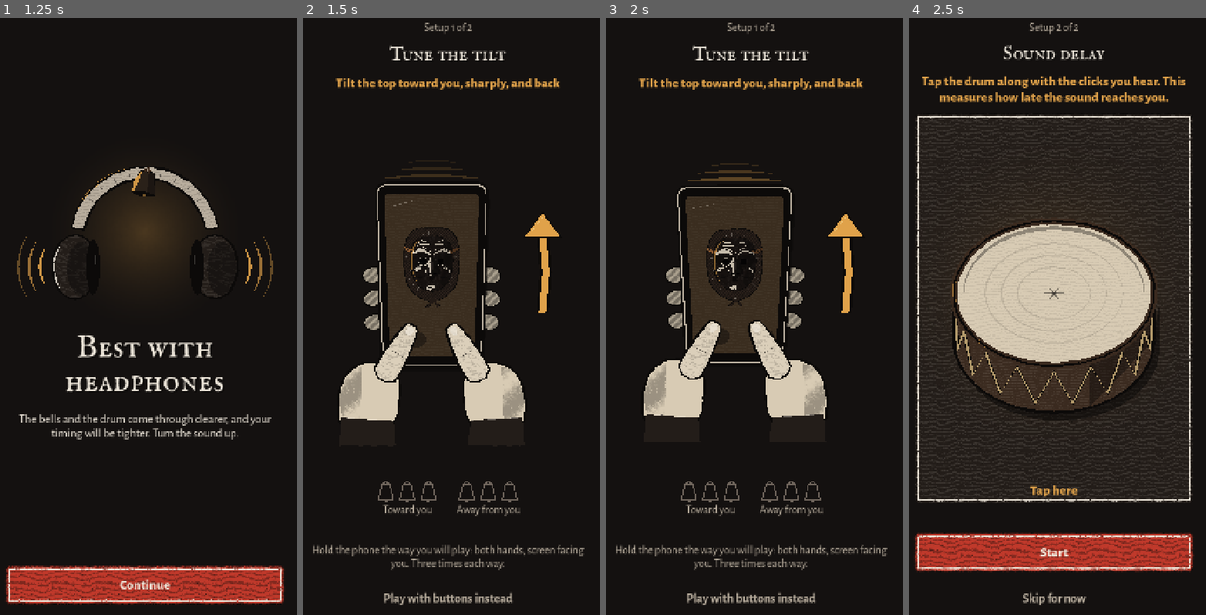
Above: before the commit, frames 1-4 (left to right).
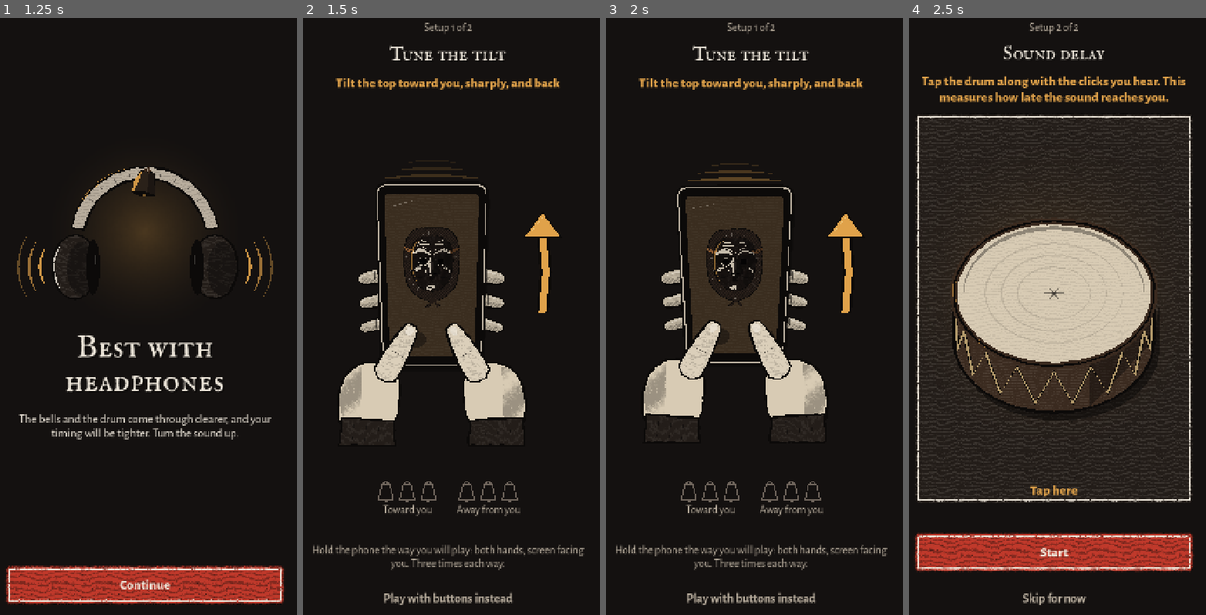
Above: after the commit, the same moments.

Repository: icsdaniel/Mamuthones
Game: Godot game, scene res://scenes/main.tscn
Two runs of this game, one before a commit and one after it. Both use one fixed random seed, a clock stepped at 60 frames per second and the inputs below.
Inputs:
- Up to frame 1 (1.25 s): click "English" at 0.5 s
- Up to frame 2 (1.5 s): click "Continue" at 1.25 s
- Up to frame 3 (2 s): no input
- Up to frame 4 (2.5 s): click "Play with buttons instead" at 2 s

Frame 1 is identical in both runs. In frame 2, 0.7% of the frame differs, in the area x 14-75%, y 41-68%; in frame 3, 0.7%, in the area x 13-74%, y 41-68%; in frame 4, nothing differs.

Commit message:
Work in progress snapshot
Co-Authored-By: Claude Opus 5.5 (1M context) <noreply@anthropic.com>
Claude-Session: https://claude.ai/code/session_01ACqmREu44yfBbShp4WheX7

Diff:
--- a/game/scripts/art/setup_art.gd
+++ b/game/scripts/art/setup_art.gd
@@ -59,6 +59,7 @@
 		var yoke := PackedVector2Array([c + Vector2(sd * 136.0, 20.0) * s, cc + Vector2(-sd * 4.0, -40.0) * s])
 		WoodcutDraw.stroke(ci, yoke, Palette.INK, 16.0 * s, 12.0 * s)
 		WoodcutDraw.stroke(ci, yoke, Palette.BONE_DIM, 9.0 * s, 6.0 * s)
+		WoodcutDraw.stroke(ci, yoke, Color(Palette.INK, 0.35), 3.0 * s, 2.0 * s)
 		var shell := WoodcutDraw.rough(WoodcutDraw.ellipse(cc, Vector2(46.0, 64.0) * s, 24), 1.0 * s, 7 + int(sd), 6.0 * s)
 		WoodcutDraw.fill(ci, shell, Palette.WOOD)
 		WoodcutDraw.fill(ci, shell, Color(Palette.BONE, 0.1), Palette.tex("chisel"), 1.0 / (120.0 * s))
@@ -157,16 +158,33 @@
 	WoodcutDraw.end()
 
 
-## The back of a hand: fingertips curling round the side of the phone.
+## The back of a hand: three fingers curling round the side of the phone, each a carved shape in skin
+## with a hatched shadow plane underneath, a white-line cut along its lit top, a knuckle crease, the nail
+## edge and an ink outline (the same treatment as the thumbs).
 static func _hand_back(ci: CanvasItem, body: PackedVector2Array, side: float, s: float) -> void:
 	var a: Vector2 = body[1] if side > 0.0 else body[0]
 	var b: Vector2 = body[2] if side > 0.0 else body[3]
 	for i in 3:
-		var p := a.lerp(b, 0.5 + 0.13 * float(i)) + Vector2(side * 12.0 * s, 0)
-		var tip := WoodcutDraw.ellipse(p, Vector2(20.0, 15.0) * s, 12, side * 0.2)
-		WoodcutDraw.fill(ci, tip, SKIN.darkened(0.2))
-		WoodcutDraw.fill(ci, tip, Color(Palette.INK, 0.35), Palette.tex("hatch"), 1.0 / (70.0 * s))
-		WoodcutDraw.outline(ci, tip, Palette.INK, 3.0 * s, i)
+		var p := a.lerp(b, 0.5 + 0.13 * float(i))
+		# From behind the phone out past its edge, bending down at the tip.
+		var root := p + Vector2(-side * 8.0, 0.0) * s
+		var tip := p + Vector2(side * 30.0, 6.0 + 2.0 * float(i)) * s
+		var mid := (root + tip) * 0.5 + Vector2(0, 1.0 * s)
+		var th := (25.0 - 2.0 * float(i)) * s
+		var up := Vector2(0, -1)
+		var finger := WoodcutDraw.smooth_closed(PackedVector2Array([root + up * th * 0.5, mid + up * th * 0.55, tip + up * th * 0.35 + Vector2(side * 4.0, 0) * s,
+			tip + Vector2(side * 9.0, 3.0) * s, tip - up * th * 0.45, mid - up * th * 0.5, root - up * th * 0.5]), 3)
+		WoodcutDraw.fill(ci, finger, SKIN.darkened(0.12))
+		# Shadow plane on the underside, hatched.
+		var under := PackedVector2Array([root, mid + Vector2(0, 1.0) * s, tip + Vector2(side * 6.0, 2.0) * s, tip - up * th * 0.45, mid - up * th * 0.5, root - up * th * 0.5])
+		WoodcutDraw.fill(ci, under, Color(Palette.INK, 0.3), Palette.tex("hatch"), 1.0 / (60.0 * s))
+		WoodcutDraw.fill(ci, finger, Color(Palette.INK, 0.12), Palette.tex("chisel"), 1.0 / (90.0 * s))
+		# White-line cut along the lit top, a knuckle crease and the nail's edge.
+		WoodcutDraw.stroke(ci, PackedVector2Array([root + up * th * 0.3, mid + up * th * 0.35, tip + up * th * 0.2]), Color(Palette.BONE, 0.55), 0.6 * s, 0.6 * s, 2.4 * s)
+		var kn := root.lerp(tip, 0.45)
+		WoodcutDraw.stroke(ci, PackedVector2Array([kn + up * th * 0.4, kn - up * th * 0.3]), Color(Palette.INK, 0.6), 1.0 * s, 1.0 * s, 2.4 * s)
+		WoodcutDraw.stroke(ci, PackedVector2Array([tip + up * th * 0.25, tip + Vector2(side * 6.0, 0.5) * s]), Color(Palette.BONE, 0.6), 1.0 * s, 1.0 * s, 2.0 * s)
+		WoodcutDraw.outline(ci, finger, Palette.INK, 3.0 * s, i)
 
 
 ## The palm, cuff and thumb in front of the phone's lower corner. A pressed thumb lies flat on the glass
@@ -187,8 +205,15 @@
 	WoodcutDraw.fill(ci, shade, Color(Palette.INK, 0.3), Palette.tex("hatch"), 1.0 / (80.0 * s))
 	WoodcutDraw.outline(ci, palm, Palette.INK, 4.0 * s, 13)
 	var cuff := PackedVector2Array([pc + Vector2(-side * 50, 44) * s, pc + Vector2(side * 46, 38) * s, pc + Vector2(side * 50, 90) * s, pc + Vector2(-side * 54, 90) * s])
-	WoodcutDraw.fill(ci, WoodcutDraw.rough(cuff, 1.0 * s, 17, 8.0 * s), Palette.WOOD)
-	WoodcutDraw.stroke(ci, PackedVector2Array([cuff[0], cuff[1]]), Color(Palette.BONE, 0.35), 1.0 * s, 1.0 * s, 4.0 * s)
+	var cuff_r := WoodcutDraw.rough(cuff, 1.0 * s, 17, 8.0 * s)
+	WoodcutDraw.fill(ci, cuff_r, Palette.WOOD)
+	WoodcutDraw.fill(ci, cuff_r, Color(Palette.BONE, 0.1), Palette.tex("grain"), 1.0 / (140.0 * s))
+	# Sleeve folds: dark cuts, and the lit hem.
+	for k in 3:
+		var x := lerpf(-side * 36.0, side * 34.0, (float(k) + 0.5) / 3.0)
+		WoodcutDraw.stroke(ci, PackedVector2Array([pc + Vector2(x, 50) * s, pc + Vector2(x + side * 4.0, 84) * s]), Color(Palette.INK, 0.6), 1.0 * s, 0.5 * s, 3.0 * s)
+	WoodcutDraw.stroke(ci, PackedVector2Array([cuff[0], cuff[1]]), Color(Palette.BONE, 0.45), 1.0 * s, 1.0 * s, 4.0 * s)
+	WoodcutDraw.outline(ci, cuff_r, Palette.INK, 3.0 * s, 19)
 	# The thumb: from the palm up and in over the glass.
 	var base := pc + Vector2(-side * 34.0, -40.0) * s
 	var tip := corner + up * 70.0 * s + inward * 58.0 * s
Not shown, changed: game/audio/sfx/loops/drone_0_00.ogg
Not shown, changed: game/audio/sfx/loops/drone_0_01.ogg
Not shown, changed: game/audio/sfx/loops/drone_0_02.ogg
Not shown, changed: game/audio/sfx/loops/drone_0_03.ogg
Not shown, changed: game/audio/sfx/loops/drone_0_04.ogg
Not shown, changed: game/audio/sfx/loops/drone_0_05.ogg
Not shown, added: game/audio/sfx/steps/foot_ok_0_1.wav
Not shown, added: game/audio/sfx/steps/foot_ok_0_2.wav
Not shown, added: game/audio/sfx/steps/foot_ok_0_3.wav
Not shown, added: game/audio/sfx/steps/foot_ok_1_1.wav
Not shown, added: game/audio/sfx/steps/foot_ok_1_2.wav
Not shown, added: game/audio/sfx/steps/foot_ok_1_3.wav
(and 7 more such lines)
